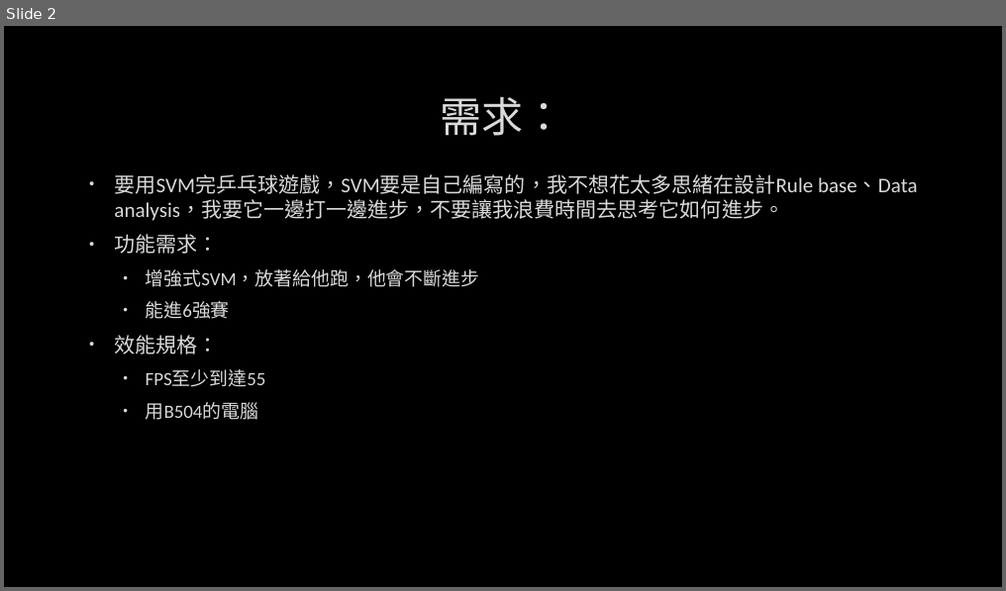
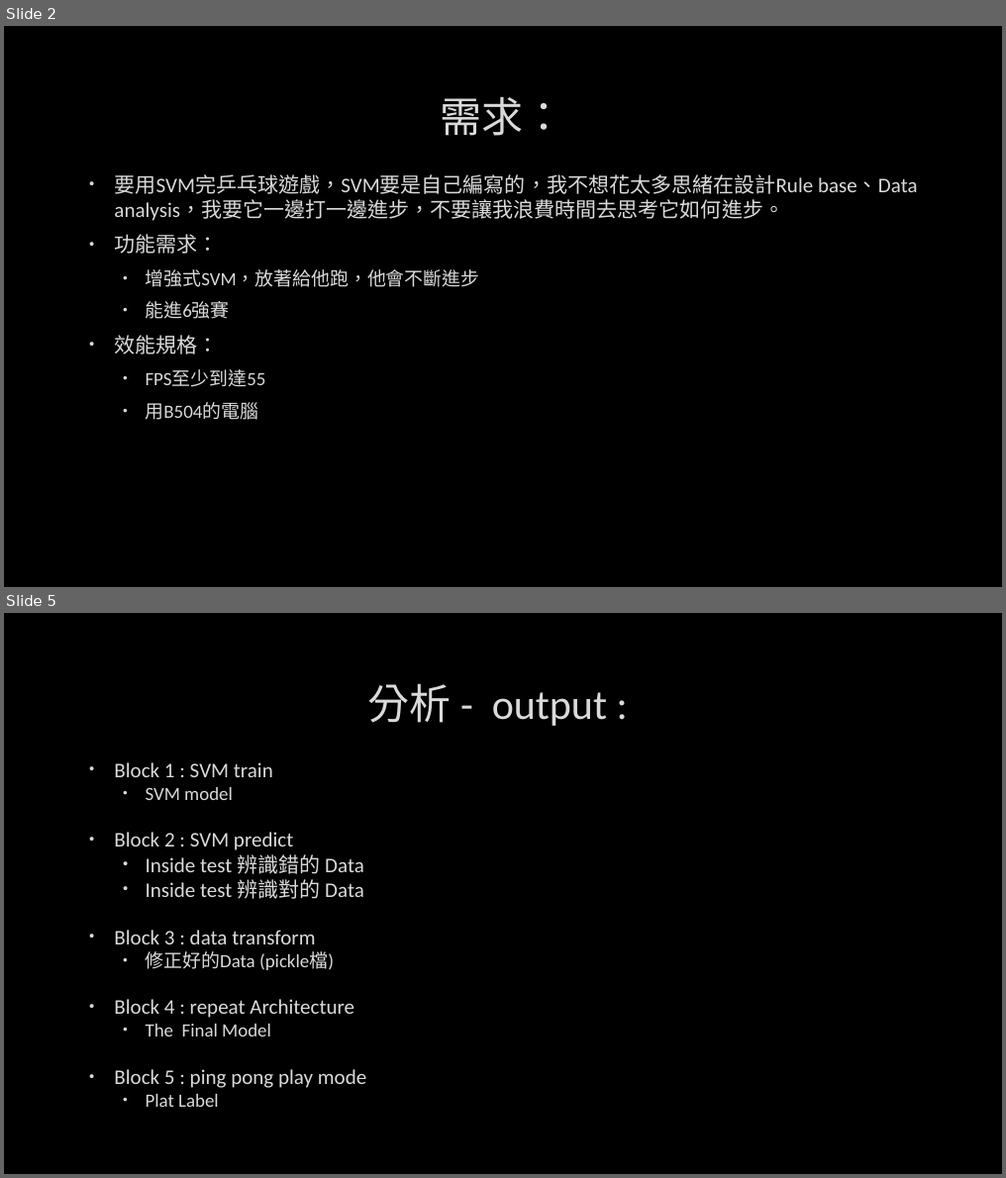
Before and after one commit to XdannyD/-Machine-Learning-1081-0316, a slide deck: SVM of Evolution in Ping Pong by shrimp.pptx. Shown one above the other, each under a label of ours: slide 2 before the commit, slides 2 and 5 after it; the slides between them are not shown. The pictures are 1006x591 and 1006x1178 pixels, drawn with LibreOffice and Linux fonts; fonts in the diff are those of the drawing; background and template pictures are left out. Boxes give left, top, right and bottom in pixels: in the first picture for what was removed or moved away, otherwise in the second. Text is boxed around its words. In the diff, an @@ line names an element or a change of style, - is before the commit and + after.

```diff
--- a/SVM of Evolution in Ping Pong by shrimp.pptx
+++ b/SVM of Evolution in Ping Pong by shrimp.pptx
@@ slide 5 added at (4, 613, 1002, 1174), background picture (left out) @@
@@ title added at (368, 683, 607, 726), 40 pt, text #DADADA @@
+分析 - output :
@@ text added at (114, 762, 366, 1107), 20 pt, text #DADADA @@
+• Block 1 : SVM train
+  • SVM model
+• Block 2 : SVM predict
+  • Inside test 辨識錯的 Data
+  • Inside test 辨識對的 Data
+• Block 3 : data transform
+  • 修正好的Data (pickle檔)
+• Block 4 : repeat Architecture
+  • The Final Model
+• Block 5 : ping pong play mode
+  • Plat Label
```
Also in this commit, not shown: 4 other slides added.
